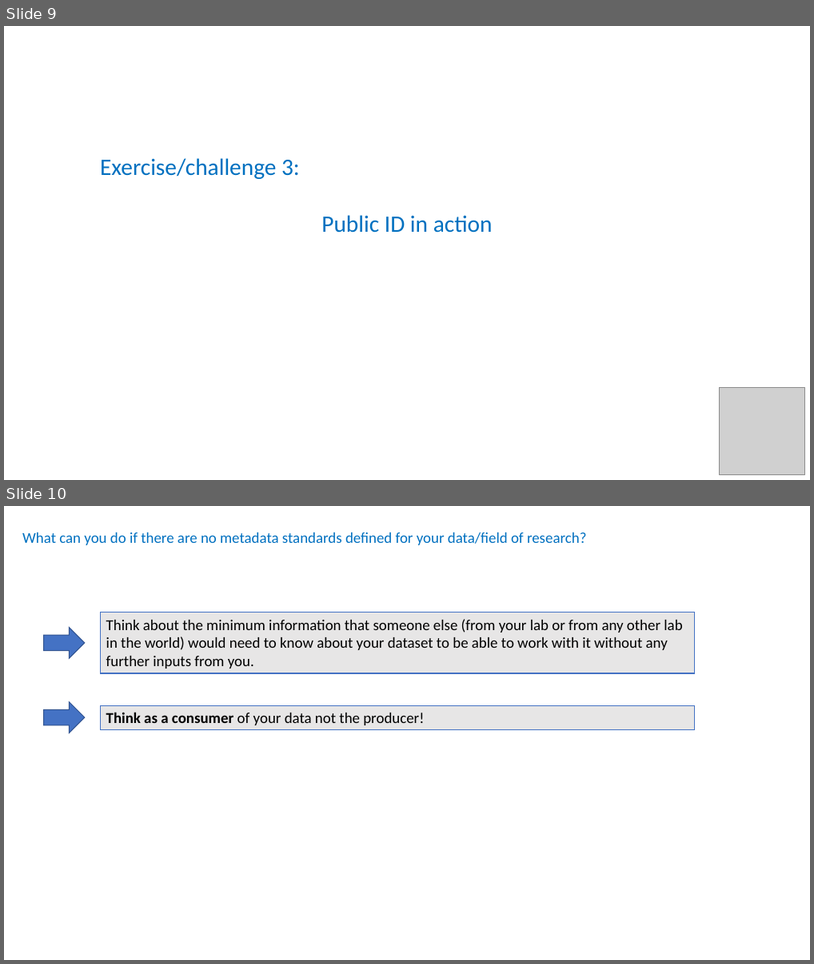
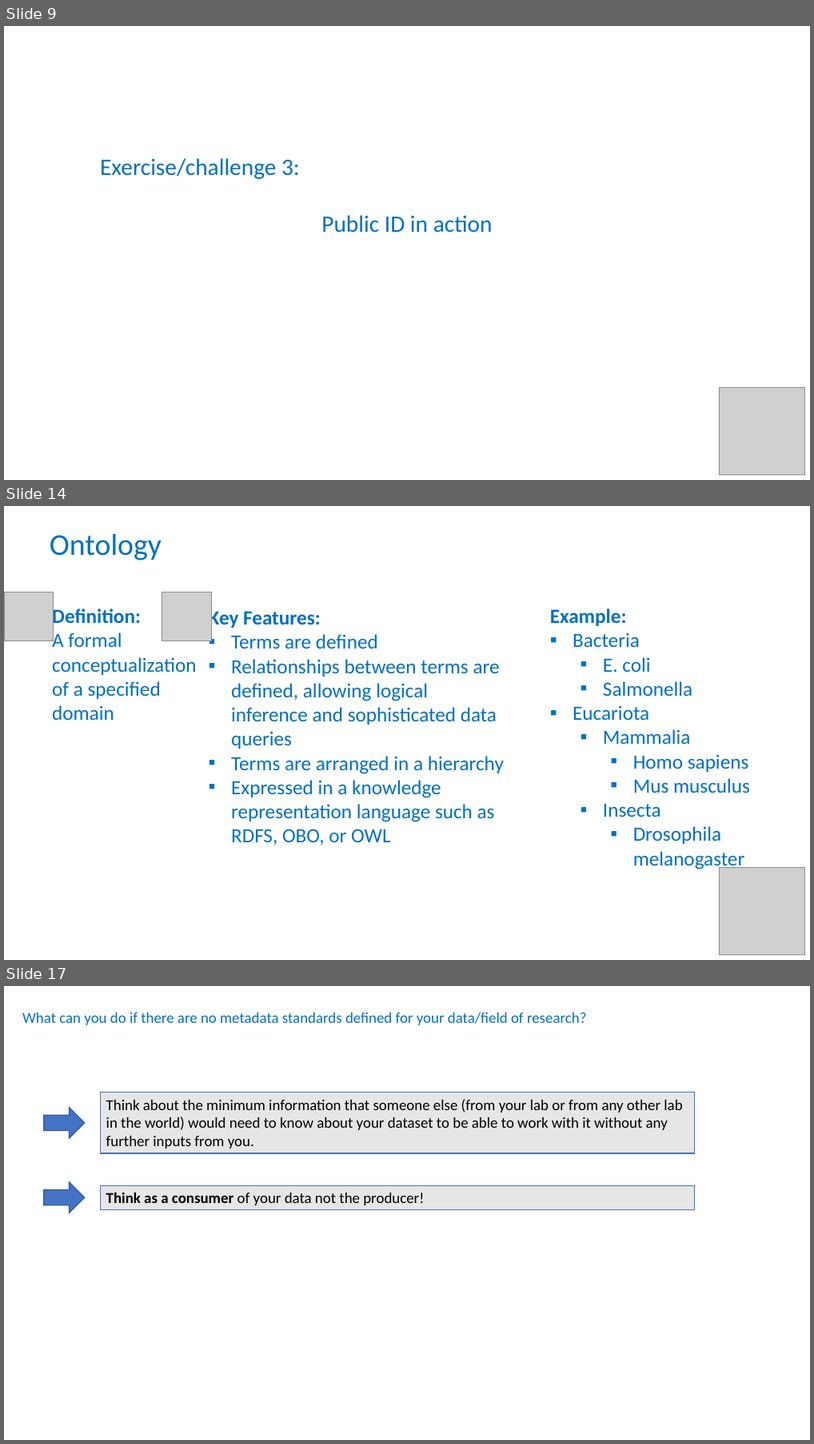
Before and after one commit to tobyhodges/solid-waddle, a slide deck: instructors/05-being-precise.pptx. Shown one above the other, each under a label of ours: slides 9 and 10 before the commit, slides 9, 14 and 17 after it; the slides between them are not shown. The pictures are 814x964 and 814x1444 pixels, drawn with LibreOffice and Linux fonts; fonts in the diff are those of the drawing; grey boxes stand for pictures. Boxes give left, top, right and bottom in pixels: in the first picture for what was removed or moved away, otherwise in the second. Text is boxed around its words. In the diff, an @@ line names an element or a change of style, - is before the commit and + after.

```diff
--- a/instructors/05-being-precise.pptx
+++ b/instructors/05-being-precise.pptx
@@ slide 14 added at (4,506,810,960), background #FFFFFF @@
@@ text added at (50,533,162,560), 36 pt, text #0070C0 @@
+Ontology
@@ picture added at (4,592,53,641) @@
@@ picture added at (162,592,211,641) @@
@@ text added at (52,607,196,720), 24 pt, text #0070C0 @@
+Definition:
+A formal conceptualization of a specified domain
@@ text added at (209,608,504,844), 24 pt, text #0070C0 @@
+Key Features:
+▪ Terms are defined
+▪ Relationships between terms are defined, allowing logical inference and sophisticated data queries
+▪ Terms are arranged in a hierarchy
+▪ Expressed in a knowledge representation language such as RDFS, OBO, or OWL
@@ text added at (550,608,750,870), 24 pt, text #0070C0 @@
+Example:
+▪ Bacteria
+  ▪ E. coli
+  ▪ Salmonella
+▪ Eucariota
+  ▪ Mammalia
+    ▪ Homo sapiens
+    ▪ Mus musculus
+  ▪ Insecta
+    ▪ Drosophila melanogaster
@@ picture added at (720,867,805,955) @@
@@ what was slide 10 is now slide 17 @@
```
Also in this commit, not shown: 6 other slides added.
